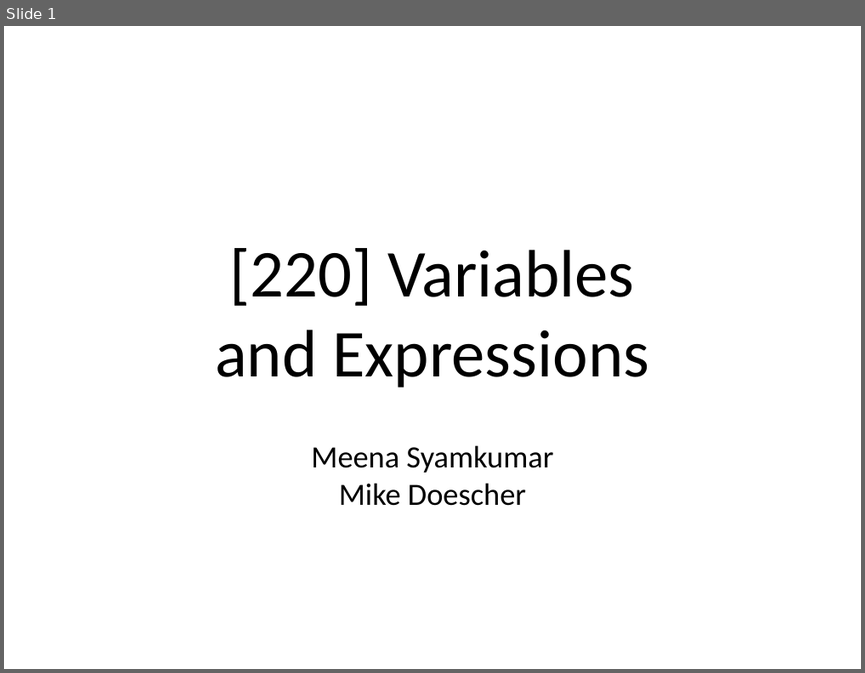
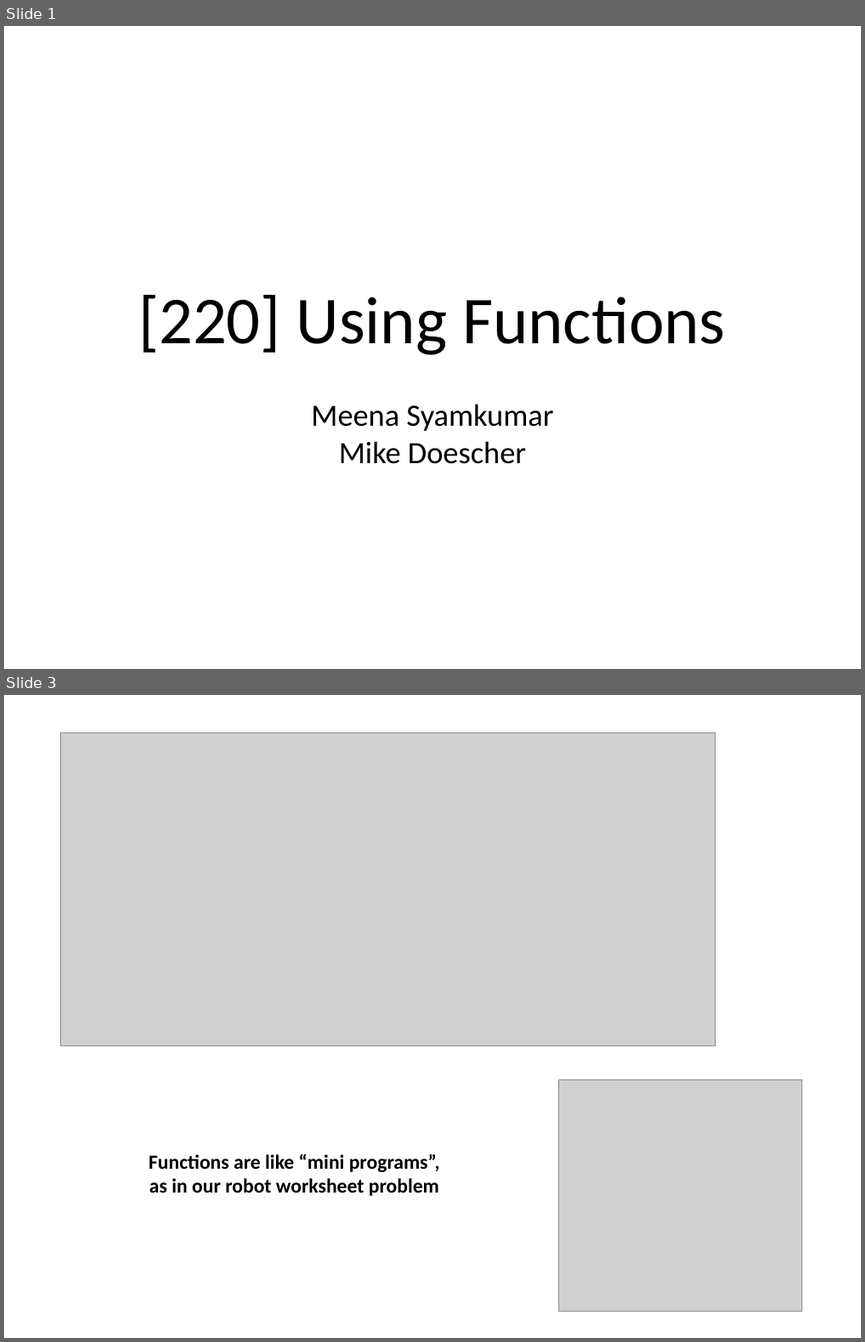
Before and after one commit to tylerharter/caraza-harter-com, a slide deck: tyler/meena/cs220/f20/materials/lec_05_F20.ppt. Shown one above the other, each under a label of ours: slide 1 before the commit, slides 1 and 3 after it; the slides between them are not shown. The pictures are 865x673 and 865x1342 pixels, drawn with LibreOffice and Linux fonts; fonts in the diff are those of the drawing; grey boxes stand for pictures. Boxes give left, top, right and bottom in pixels: in the first picture for what was removed or moved away, otherwise in the second. Text is boxed around its words. In the diff, an @@ line names an element or a change of style, - is before the commit and + after.

```diff
--- a/tyler/meena/cs220/f20/materials/lec_05_F20.ppt
+++ b/tyler/meena/cs220/f20/materials/lec_05_F20.ppt
@@ slide 3 added at (x1=4, y1=695, x2=861, y2=1338), background #FFFFFF @@
@@ picture added at (x1=61, y1=733, x2=715, y2=1046) @@
@@ picture added at (x1=558, y1=1079, x2=802, y2=1310) @@
@@ text added at (x1=148, y1=1153, x2=440, y2=1196), 24 pt, text #000000, bold @@
+Functions are like “mini programs”,
+as in our robot worksheet problem
@@ slide 1 changed as well @@
@@ title at (x1=138, y1=295, x2=726, y2=355): text changed @@
-[220] Variables
-and Expressions
+[220] Using Functions
@@ subtitle "Meena Syamkumar" moved from (x1=311, y1=445, x2=553, y2=505) to (x1=311, y1=403, x2=553, y2=464) @@
```
Also in this commit, not shown: 27 other slides added, 58 slides removed.
